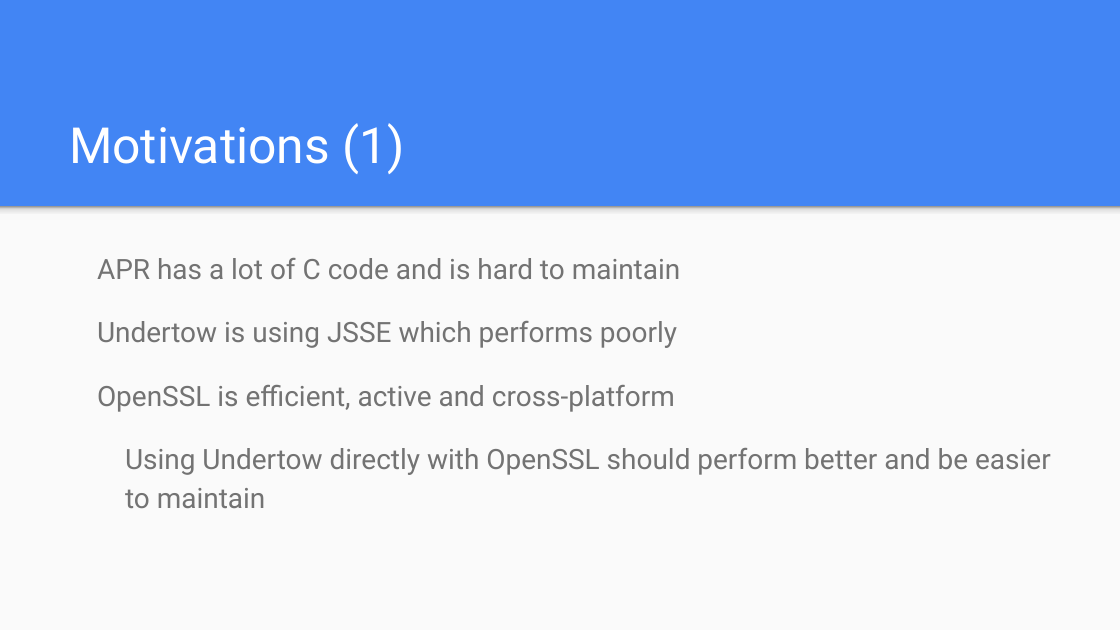
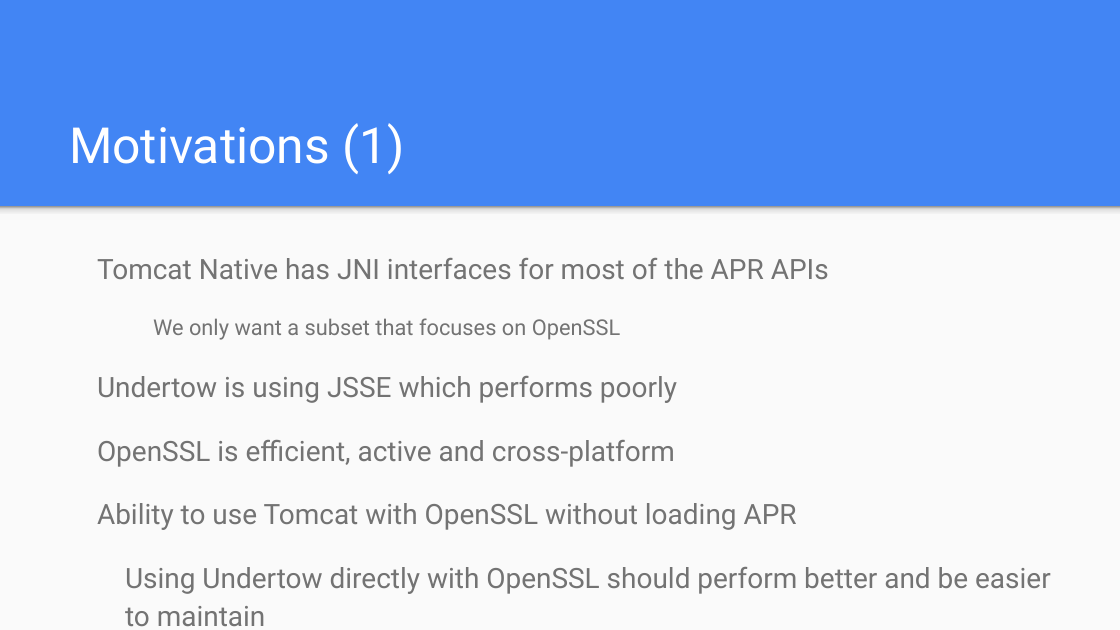
Before and after one commit to jocelynthode/tomcat-native2-doc, a slide deck: slide 13 of initial_presentation.pptx (slide 10 before the commit). Drawn at 1120x630 pixels with LibreOffice and Linux fonts; fonts in the diff are those of the drawing. Boxes give left, top, right and bottom in pixels: in the first picture for what was removed or moved away, otherwise in the second. Text is boxed around its words. In the diff, an @@ line names an element or a change of style, - is before the commit and + after.

```diff
--- a/initial_presentation.pptx
+++ b/initial_presentation.pptx
@@ text at [97, 258, 829, 340]: text changed @@
-APR has a lot of C code and is hard to maintain
+Tomcat Native has JNI interfaces for most of the APR APIs
+  We only want a subset that focuses on OpenSSL
@@ text at [97, 503, 797, 530]: paragraph added @@
+Ability to use Tomcat with OpenSSL without loading APR
```
Also in this commit, not shown: 2 other slides changed, 5 slides added, 3 slides removed, 1 other file.
